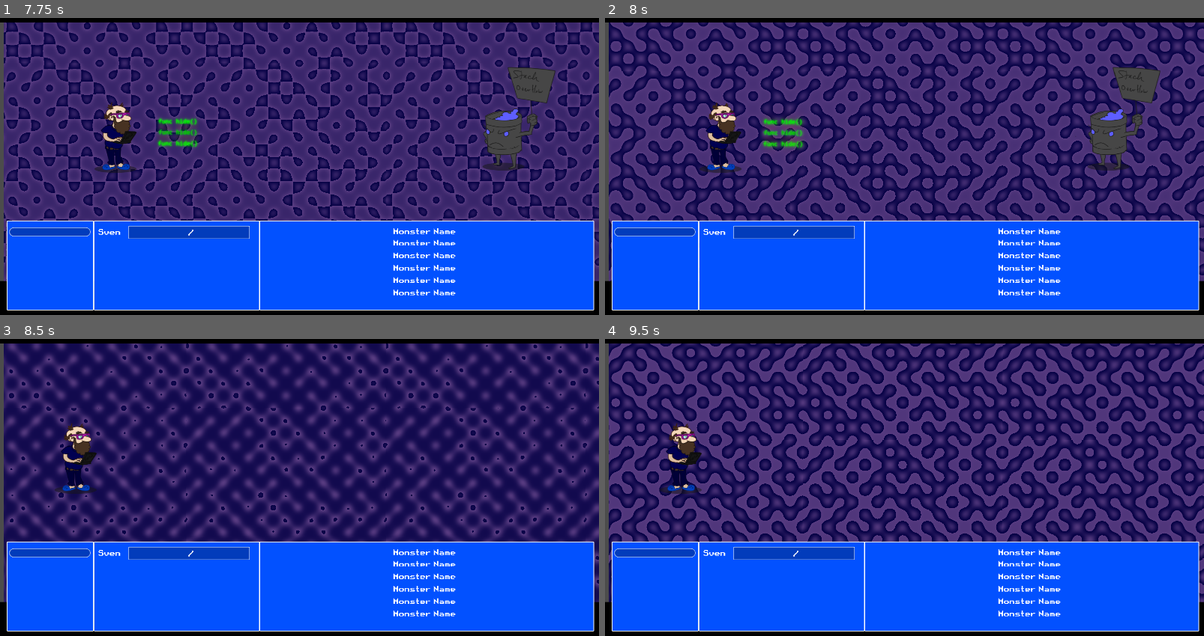
Above: before the commit, frames 1-4 (two rows, left to right).
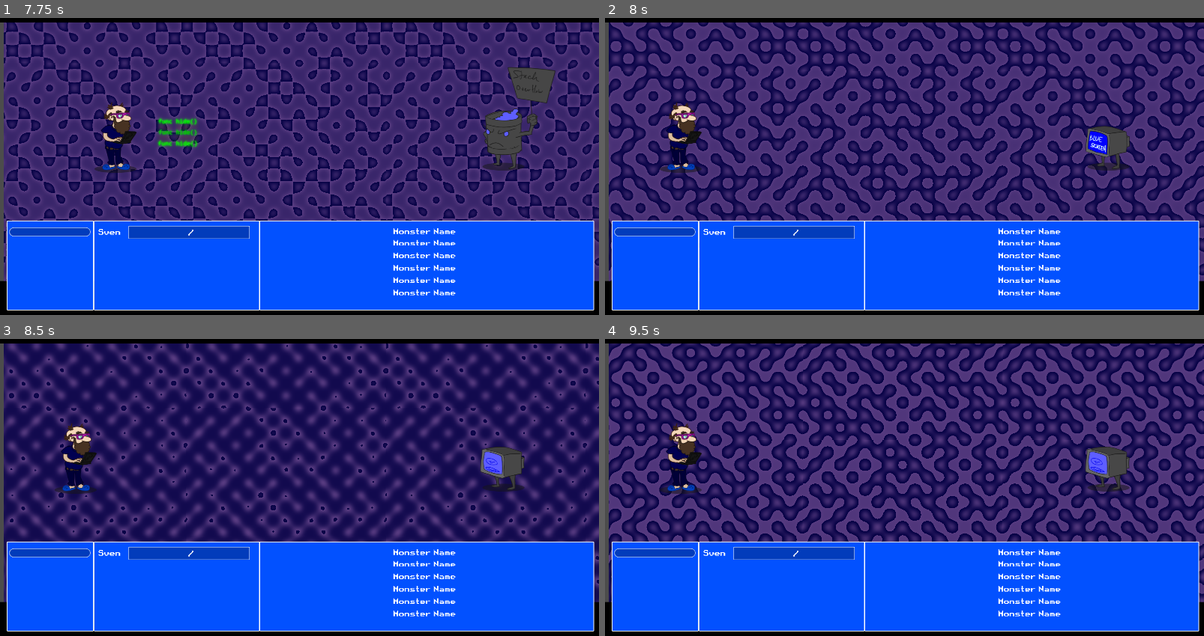
Above: after the commit, the same moments.

Repository: Alexander-Hjelm/bearded-programmer-sven
Game: Godot game, scene res://MainScene.tscn
Same seed, same stepped clock (60 frames per second), same inputs: the game is played once before the commit and once after it.
Inputs:
- Up to frame 1 (7.75 s): hold U 0.53-1.28 s; tap H every 1.5 s from 1.35 to 7.35 s; hold U 2.03-2.78 s; hold U 3.53-4.28 s; hold U 5.03-5.78 s; hold U 6.53-7.28 s
- Up to frame 2 (8 s): no input
- Up to frame 3 (8.5 s): hold U from 8.03 s (still down)
- Up to frame 4 (9.5 s): release U at 8.78 s; tap H at 8.85 s

Frame 1 is identical in both runs. In frame 2, 3.6% of the frame differs, in the area x 9-93%, y 16-53%; in frame 3, 0.8%; in frame 4, 0.8%.

Commit message:
Fix combat over signal order

Diff:
--- a/Script/combat_manager.gd
+++ b/Script/combat_manager.gd
@@ -42,6 +42,8 @@
 	for character in characters_team_1:
 		register_character(character, 1)
 
+	_combat_over_signal_emitted = false
+
 func register_character(character: Character, team: int):
 	_characters_by_team[team].append(character)
 	# Instantiate the AnimatedActor resource
@@ -72,11 +74,11 @@
 	# If there are no more enemies left, notify the game manager that the fight has ended
 	if not _combat_over_signal_emitted:
 		if len(_characters_by_team[0]) == 0:
+			_combat_over_signal_emitted = true
 			emit_signal("combat_over_fail")
+		if len(_characters_by_team[1]) == 0:
 			_combat_over_signal_emitted = true
-		if len(_characters_by_team[1]) == 0:
 			emit_signal("combat_over_win")
-			_combat_over_signal_emitted = true
 
 func tick_character(character: Character, team: int):
 	_character_timers[character] = _character_timers[character] - 1.0
